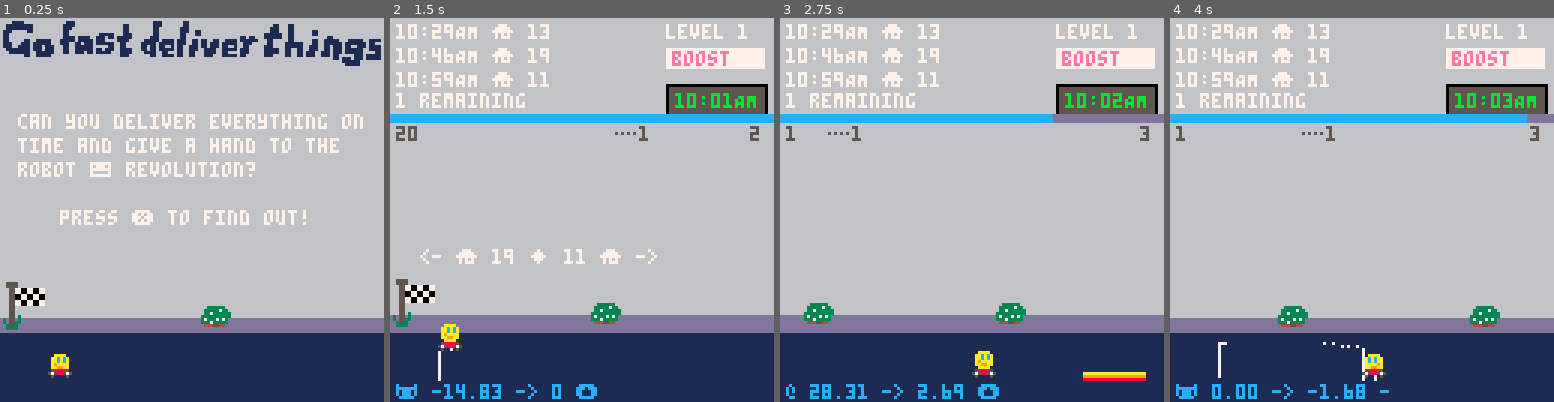
Above: before the commit, frames 1-4 (left to right).
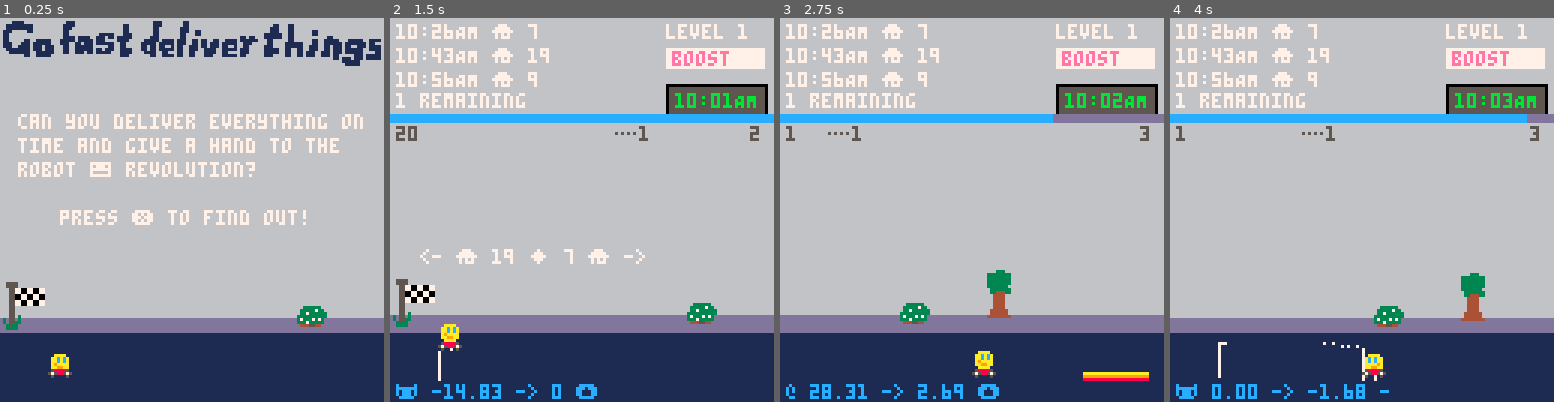
Above: after the commit, the same moments.

Repository: broquaint/pico8-carts
Game: PICO-8 cartridge racer.p8
Same seed, same stepped clock (60 frames per second), same inputs: the game is played once before the commit and once after it.
Inputs:
- Up to frame 1 (0.25 s): no input
- Up to frame 2 (1.5 s): tap X (X key) at 0.33, 1.07 s; tap O (Z key) at 0.7 s
- Up to frame 3 (2.75 s): hold Right 1.6-2.1 s; tap O (Z key) at 1.7, 2.1, 2.5 s; tap X (X key) at 1.85 s; hold Up 2.15-2.42 s; hold Right from 2.47 s (still down)
- Up to frame 4 (4 s): tap O (Z key) at 2.9, 3.3, 3.7 s; tap X (X key) at 2.97 s; release Right at 3.03 s; hold Left 3.08-3.58 s; hold Down 3.63-3.97 s

The runs differ from the first frame. In frame 1, 0.7% of the frame differs, in the area x 52-86%, y 75-81%; in frame 2, 1.4%; in frame 3, 1.9%, in the area x 6-97%, y 1-95%; in frame 4, 1.9%.

Commit message:
Randomise delivery to ask help on
Makes it a little more interesting.

Diff:
--- a/racer.p8
+++ b/racer.p8
@@ -100,7 +100,27 @@
    make_location(spr_house_tam_dao, 'tam dao villa'),
 }
 
+revolution_progress = {
+   'robot revolution begins',
+   'robots get organised',
+   'robots foment discontent',
+   'means of production seized',
+   'utopia established'
+}
+
 function _init()
+   levels = {
+      make_level(20, 600,  4,  12),
+      make_level(27, 700,  6,  12),
+      make_level(33, 800,  8,  11),
+      make_level(39, 900,  9,  10),
+      make_level(44, 1000, 10, 10),
+   }
+
+   current_level = 1
+
+   progress = {}
+
    init_progress()
    init_level(levels[current_level])
 end
@@ -114,6 +134,7 @@
       delivery_time = start + gap, -- change as deliveries are added
       prompt_for_help = true,
       will_help = false,
+      ask_at = randx(count - 2) + 1,
       delivery_count = count,
       delivery_gap = gap,
       lhs = g_edge_lhs,
@@ -122,17 +143,6 @@
    }
 end
 
-levels = {
-   make_level(20, 600,  4,  12),
-   make_level(27, 700,  6,  12),
-   make_level(33, 800,  8,  11),
-   make_level(39, 900,  9,  10),
-   make_level(44, 1000, 10, 10),
-}
-
-current_level = 1
-
-progress = {}
 function init_progress()
    progress = {
       level_times = {},
@@ -144,14 +154,6 @@
       launches = 0,
    }
 end
-
-revolution_progress = {
-   'robot revolution begins',
-   'robots get organised',
-   'robots foment discontent',
-   'means of production seized',
-   'utopia established'
-}
 
 function init_level(lvl)
    car = {
@@ -775,8 +777,9 @@
                end
                sfx(del_sfx, 2)
             end
+
             -- Don't prompt on the first delivery.
-            if any(level.deliveries, function(d) return d.delivered end) then
+            if del.id == level.ask_at then
                if btn(b_x) and level.prompt_for_help then
                   level.prompt_for_help = false
                   level.will_help = true
@@ -784,6 +787,8 @@
                   new_del.for_robots = true
                   new_del.section.for_robots = true
                   add_delivery(level.deliveries, new_del)
+
+                  -- Remove any platform over new delivery.
                   for idx, p in pairs(platforms) do
                      if p.section.id == new_del.section.id-1 then
                         deli(platforms, idx)
@@ -983,11 +988,9 @@
                rectfill(del_x,     105, dw,     dy1, white)
                rectfill(del_x + 1, 105, dw - 1, dy1, magenta)
                -- Don't prompt on the first delivery.
-               if any(level.deliveries, function(d) return d.delivered end) then
-                  if level.prompt_for_help then
-                     print('help the robots?', 20, 54, white)
-                     print(' ❎ ok 🅾️ no way', 40, 60, white)
-                  end
+               if d.id == level.ask_at and level.prompt_for_help then
+                  print('help the robots?', 20, 54, white)
+                  print(' ❎ ok 🅾️ no way', 40, 60, white)
                end
             else
                rectfill(del_x,     105, dw,     127, dim_grey)
